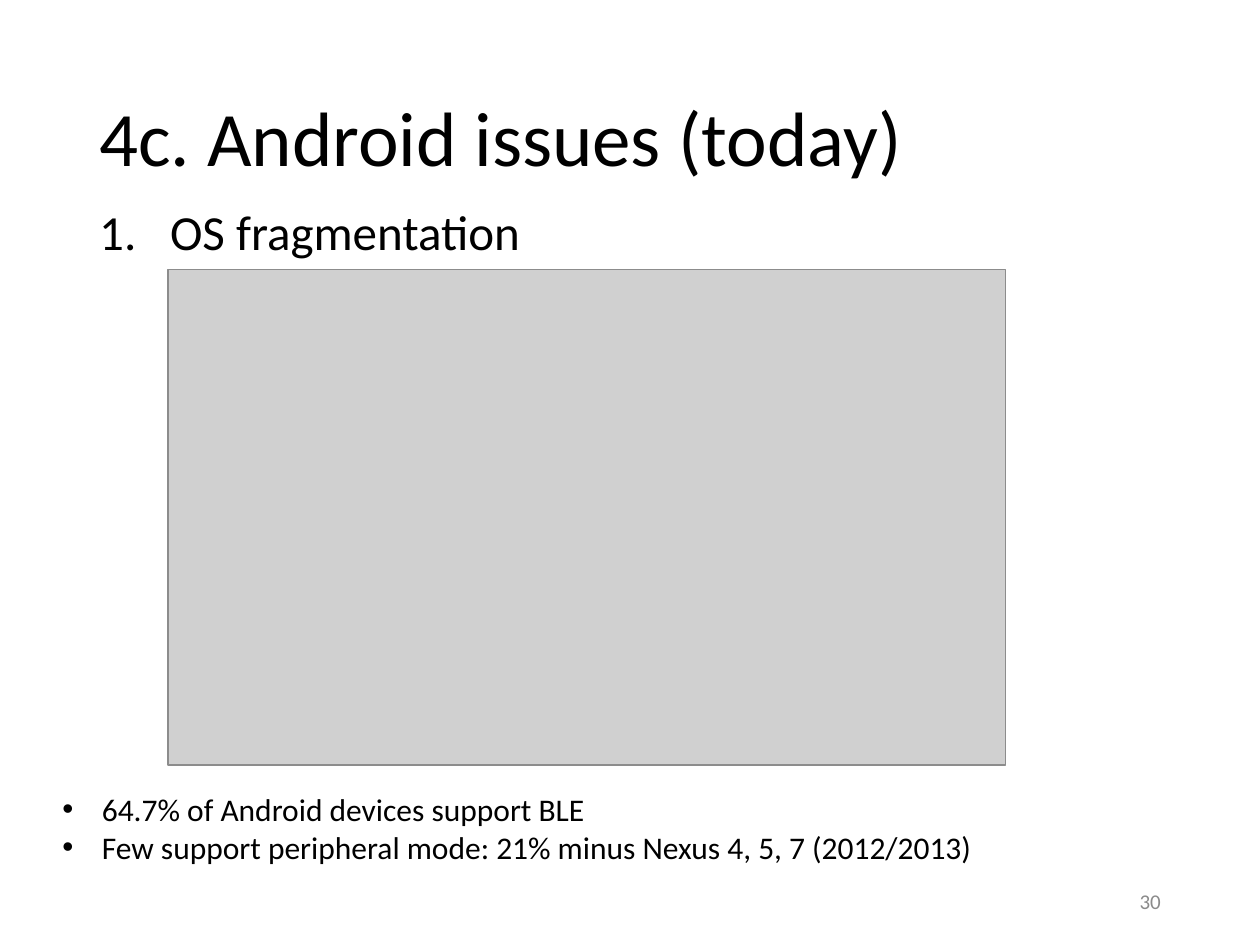
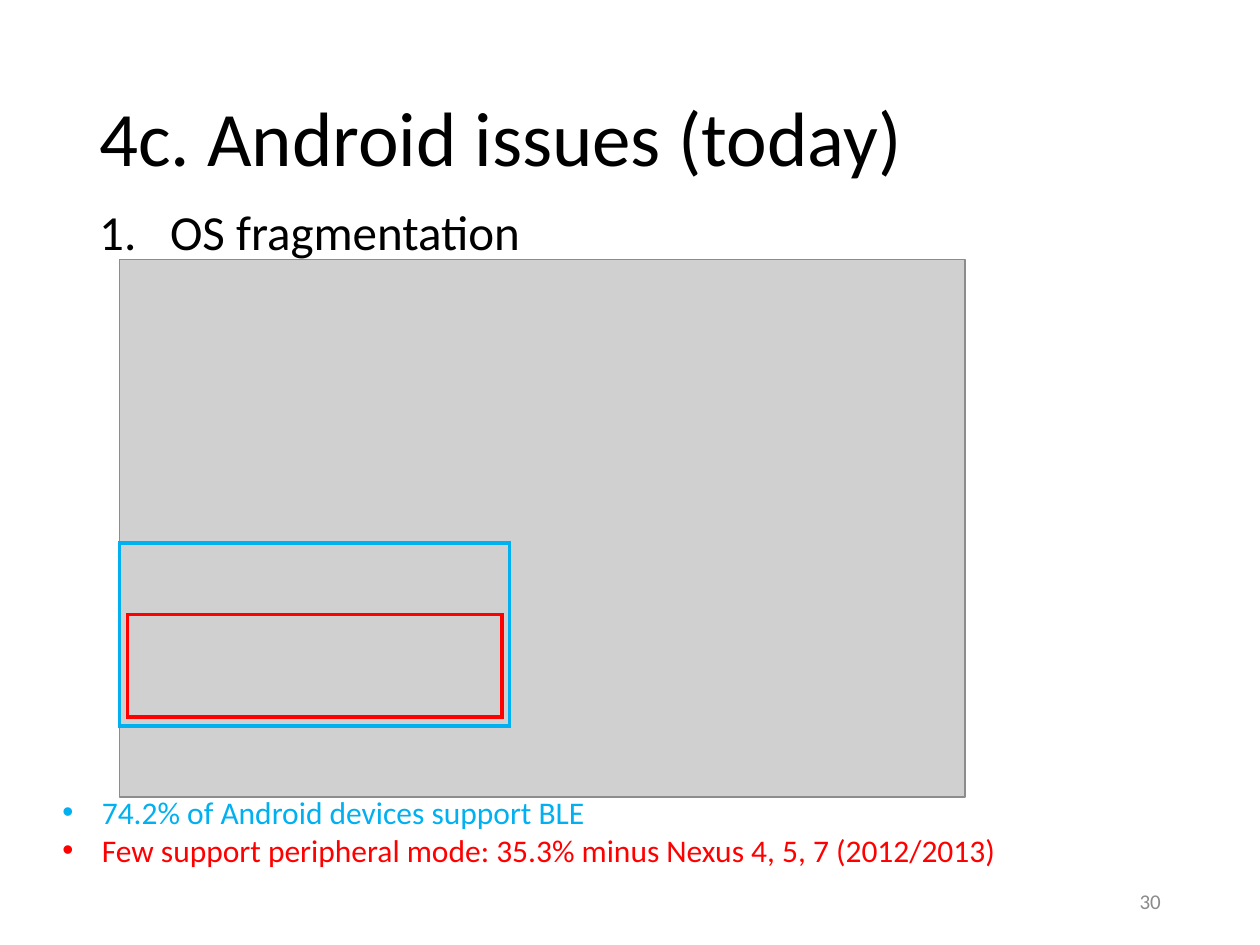
Before and after one commit to yeokm1/intro-to-ble, a slide deck: slide 30 of intro to ble.pptx. Drawn at 1260x945 pixels with LibreOffice and Linux fonts; fonts in the diff are those of the drawing; grey boxes stand for pictures. Boxes give left, top, right and bottom in pixels: in the first picture for what was removed or moved away, otherwise in the second. Text is boxed around its words. In the diff, an @@ line names an element or a change of style, - is before the commit and + after.

```diff
--- a/intro to ble.pptx
+++ b/intro to ble.pptx
@@ picture: place and size @@
-picture at bbox=[168, 270, 1005, 765]
+picture at bbox=[120, 260, 965, 798]
@@ rectangle added at bbox=[120, 543, 509, 726], outline #00B0F0 2 pt @@
@@ rectangle added at bbox=[127, 615, 501, 717], outline #FF0000 2 pt @@
@@ text at bbox=[102, 802, 995, 867]: text changed; text colour #000000 to #FF0000 @@
-• 64.7% of Android devices support BLE
-• Few support peripheral mode: 21% minus Nexus 4, 5, 7 (2012/2013)
+• 74.2% of Android devices support BLE
+• Few support peripheral mode: 35.3% minus Nexus 4, 5, 7 (2012/2013)
```
Also in this commit, not shown: 6 other slides changed, 2 other files.
